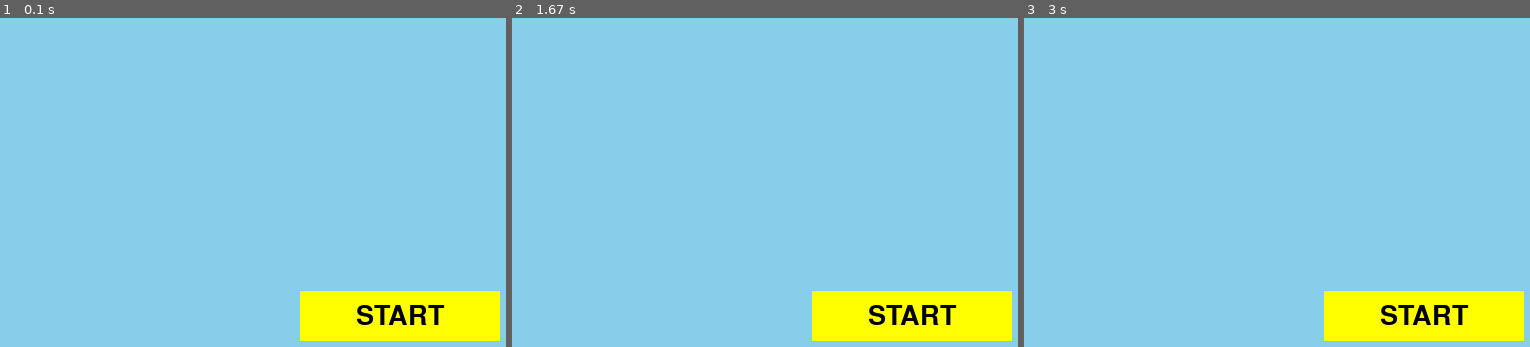
Above: before the commit, frames 1-3 (left to right).
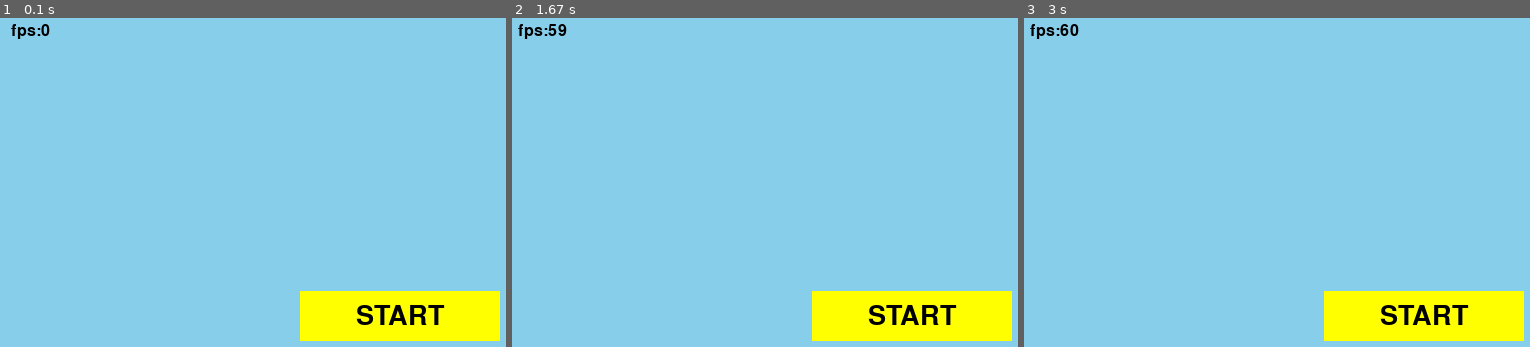
Above: after the commit, the same moments.

Repository: LTstrange/PyGameEngine
Game: pygame game, started from main.py
Two runs of this game, one before a commit and one after it. Both use one fixed random seed, a clock stepped at 60 frames per second and the inputs below.
Inputs (mouse positions are in pixels of both pictures, inside the frame that each line leads up to):
- Up to frame 1 (0.1 s): no input
- Up to frame 2 (1.67 s): click (911, 317) at 0.38 s
- Up to frame 3 (3 s): no input

The runs differ from the first frame. In frame 1, 0.2% of the frame differs, in the area x 2-10%, y 1-7%; in frame 2, 0.2%; in frame 3, 0.2%, in the area x 1-11%, y 1-7%.

Commit message:
Improve TextBar class.

Diff:
--- a/PyGameEngine/Object.py
+++ b/PyGameEngine/Object.py
@@ -77,15 +77,14 @@
         super().__init__(*groups)
         self.pos = pos
         self.size = size
-        self.bg_color = bg_color
+        self.bg_color = bg_color if bg_color else (0,0,0,0)
         self.text = None
         self.text_color = text_color if text_color else THECOLORS['black']
         self.font = font if font else pygame.font.SysFont(pygame.font.get_default_font(), int(size[1] * 0.8))
         self.text_key = text_key
 
-        self._image = pygame.Surface(size)
-        if bg_color:
-            self._image.fill(bg_color)
+        self._image = pygame.Surface(size).convert_alpha()
+        self._image.fill(self.bg_color)
         self.rect = self._image.get_rect()
         self.rect.topleft = pos
 
--- a/main.py
+++ b/main.py
@@ -17,6 +17,8 @@
         b = Button((0, 0), (200, 50), THECOLORS['yellow'], None, self.group, text='START')
         b.rect.center = (400, 300)
 
+        fps = TextBar((0,0), (60, 30), self.group, text_key='fps')
+
 
 class Game:
     """
@@ -32,10 +34,14 @@
         self.scene = MenuScene(self, BG_COLOR)
         self.input = Input(self)
 
+        self.Clock = pygame.time.Clock()
+
     def run(self):
         while self.running:
-            self.scene.update()
+            self.Clock.tick()
             self.input.update()
+            fps = f"fps:{int(self.Clock.get_fps())}"
+            self.scene.update(fps=fps)
 
             self.scene.draw()
             pygame.display.flip()
